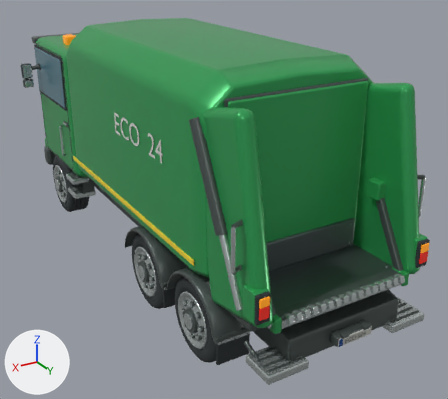
What one commit did to the glTF model vehicles/refuse_truck.glb.
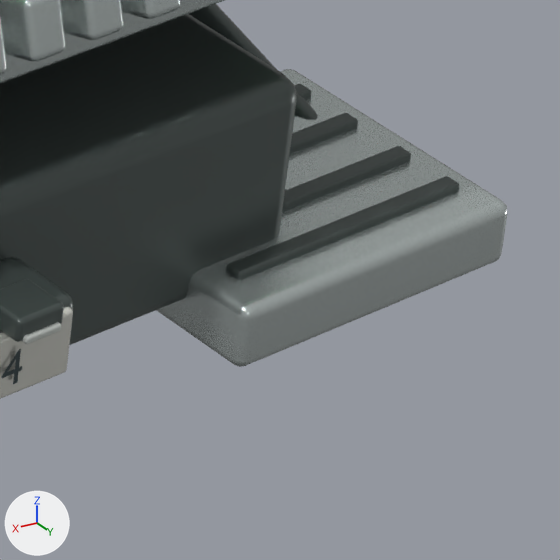
The first picture shows the older version from a camera (50 mm lens) standing at (4.15, 7.96, 4.89) and looking at (-0.36, 0.44, 1.13). The close-ups show the older and then the newer version on the part from 81% to 96% of the width and 72% to 89% of the height of that picture. Only the edits that show in the close-ups are written down. Lighting does not change. The marker at lower left points along +X, +Y and +Z. Where no turn or scale is listed for an object, it has been applied to the vertices.

The older version as bpy lines, for what is in view:
```python
me_cube_034 = bpy.data.meshes.new('Cube.034')
me_cube_034.from_pydata(...)  # 96 vertices, 188 faces; spans x -0.0325..0.0325, y -0.065..0.065, z -0.057..0.057
me_cube_034.materials.append(mat_brushed_equipment_metal)  # light grey #c4cdcb
me_cube_078 = bpy.data.meshes.new('Cube.078')
me_cube_078.from_pydata(...)  # 96 vertices, 188 faces; spans x -0.22..0.22, y -0.014..0.014, z -0.009..0.009
me_cube_078.materials.append(mat_graphite_trim)  # dark grey #4d5755
me_cube_138 = bpy.data.meshes.new('Cube.138')
me_cube_138.from_pydata(...)  # 96 vertices, 188 faces; spans x -0.237..0.237, y -0.008..0.008, z -0.052..0.052
me_cube_138.materials.append(mat_reflective_plate_enamel)  # white #eff0e7
ob_footboard_grip_rib_001 = bpy.data.objects.new('Footboard grip rib.001', me_cube_078)
ob_footboard_grip_rib_001.location = (-0.87, 3.538, 0.726)
ob_loading_comb_tooth_004 = bpy.data.objects.new('Loading comb tooth.004', me_cube_034)
ob_loading_comb_tooth_004.location = (-0.368, 3.657, 1.226)
ob_rear_registration_plate_face = bpy.data.objects.new('Rear registration plate face', me_cube_138)
ob_rear_registration_plate_face.location = (0.0, 3.832, 0.825)
# also in view: 'Loading comb tooth.005' at (-0.26, 3.66, 1.23); 'Footboard grip rib.002' at (-0.87, 3.64, 0.73); 'Crew footboard' at (-0.87, 3.59, 0.67); 'Footboard brace.001' at (-1.05, 3.48, 0.7); 'Loading comb mounting rail' at (0.0, 3.62, 1.16)
```
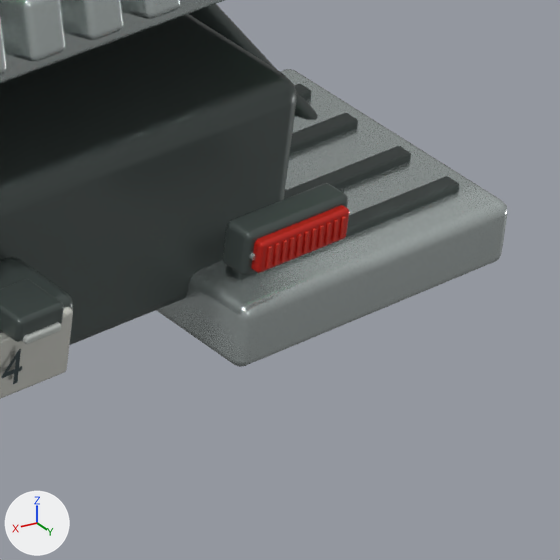
The edits, one by one:
Material 'Passive red reflector' (mat_passive_red_reflector) is new.
Its base color is (0.63, 0.022, 0.014) (red #d0291f).
Its metallic is 0.34.
Its roughness is 0.17.
Material 'Reflector prism highlights' (mat_reflector_prism_highlights) is new.
Its base color is (0.79, 0.053, 0.034) (red #e64134).
Its metallic is 0.45.
Its roughness is 0.19.
Mesh me_cube_145 is new.
It has 96 vertices, 188 faces and spans x -0.086..0.086, y -0.011..0.011, z -0.026..0.026.
It uses material mat_passive_red_reflector (red #d0291f).
Mesh me_cube_144 is new.
It has 96 vertices, 188 faces and spans x -0.098..0.098, y -0.024..0.024, z -0.036..0.036.
It uses material mat_graphite_trim (dark grey #4d5755).
Mesh me_cube_156 is new.
It has 96 vertices, 188 faces and spans x -0.003..0.003, y -0.002..0.002, z -0.0175..0.0175.
It uses material mat_reflector_prism_highlights (red #e64134).
Mesh me_cube_155 is new.
It has 96 vertices, 188 faces and spans x -0.003..0.003, y -0.002..0.002, z -0.0175..0.0175.
It uses material mat_reflector_prism_highlights (red #e64134).
Mesh me_cube_154 is new.
It has 96 vertices, 188 faces and spans x -0.003..0.003, y -0.002..0.002, z -0.0175..0.0175.
It uses material mat_reflector_prism_highlights (red #e64134).
Object 'Rear reflector red lens' (ob_rear_reflector_red_lens) is new; it shows me_cube_145.
Its location is (-0.651, 3.845, 0.849).
Object 'Rear reflector mounting base' (ob_rear_reflector_mounting_base) is new; it shows me_cube_144.
Its location is (-0.651, 3.819, 0.849).
Object 'Rear reflector lens prism.010' (ob_rear_reflector_lens_prism_010) is new; it shows me_cube_156.
Its location is (-0.581, 3.857, 0.849).
Object 'Rear reflector lens prism.009' (ob_rear_reflector_lens_prism_009) is new; it shows me_cube_155.
Its location is (-0.595, 3.857, 0.849).
Object 'Rear reflector lens prism.008' (ob_rear_reflector_lens_prism_008) is new; it shows me_cube_154.
Its location is (-0.609, 3.857, 0.849).
Object 'Rear reflector lens prism.007' (ob_rear_reflector_lens_prism_007) is new; it shows a copy of me_cube_154.
Its location is (-0.623, 3.857, 0.849).
Object 'Rear reflector lens prism.006' (ob_rear_reflector_lens_prism_006) is new; it shows a copy of me_cube_154.
Its location is (-0.637, 3.857, 0.849).
Object 'Rear reflector lens prism.005' (ob_rear_reflector_lens_prism_005) is new; it shows a copy of me_cube_155.
Its location is (-0.651, 3.857, 0.849).
Object 'Rear reflector lens prism.004' (ob_rear_reflector_lens_prism_004) is new; it shows a copy of me_cube_155.
Its location is (-0.665, 3.857, 0.849).
Object 'Rear reflector lens prism.003' (ob_rear_reflector_lens_prism_003) is new; it shows a copy of me_cube_154.
Its location is (-0.679, 3.857, 0.849).
Object 'Rear reflector lens prism.002' (ob_rear_reflector_lens_prism_002) is new; it shows a copy of me_cube_155.
Its location is (-0.693, 3.857, 0.849).
Object 'Rear reflector lens prism.001' (ob_rear_reflector_lens_prism_001) is new; it shows a copy of me_cube_155.
Its location is (-0.707, 3.857, 0.849).
Object 'Rear reflector lens prism' (ob_rear_reflector_lens_prism) is new; it shows a copy of me_cube_155.
Its location is (-0.721, 3.857, 0.849).

What differs and where, as boxes (x1, y1, x2, y2) in the close-ups (560 x 560 px):
'Rear reflector mounting base', added
    after: (223, 183, 348, 276)
'Rear reflector red lens', added (red)
    after: (251, 205, 349, 273)
'Rear reflector lens prism.008', added
    after: (280, 240, 287, 263)
'Rear reflector lens prism.006', added
    after: (295, 234, 302, 257)
'Rear reflector lens prism.009', added
    after: (273, 243, 280, 266)
'Rear reflector lens prism.010', added
    after: (266, 246, 272, 269)
'Rear reflector lens prism', added
    after: (339, 216, 346, 239)
'Rear reflector lens prism.004', added
    after: (310, 228, 317, 251)
'Rear reflector lens prism.005', added
    after: (303, 231, 309, 254)
'Rear reflector lens prism.002', added
    after: (324, 222, 331, 245)
'Rear reflector lens prism.003', added
    after: (317, 225, 324, 248)
'Rear reflector lens prism.007', added
    after: (288, 237, 295, 260)
'Rear reflector lens prism.001', added
    after: (332, 219, 338, 242)
